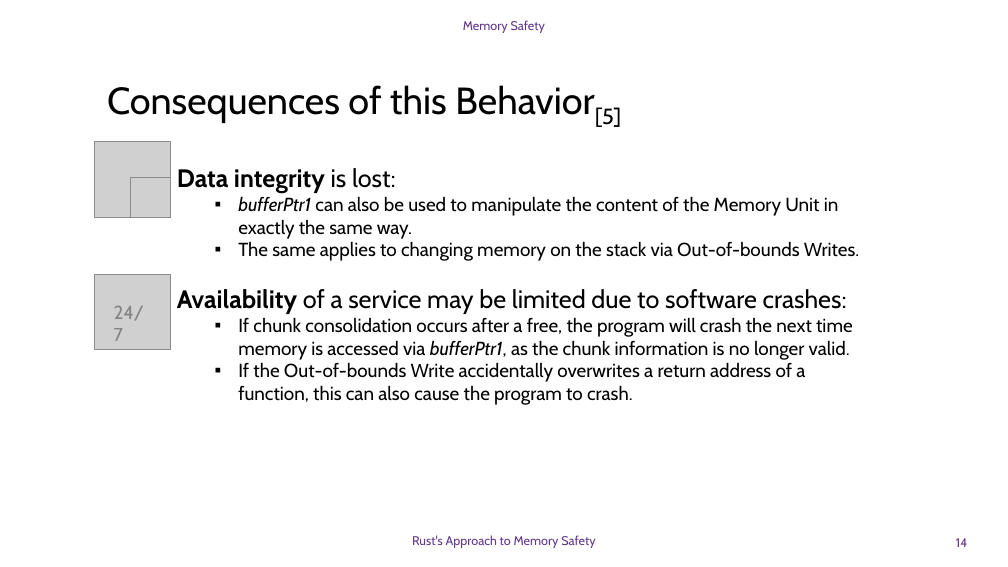
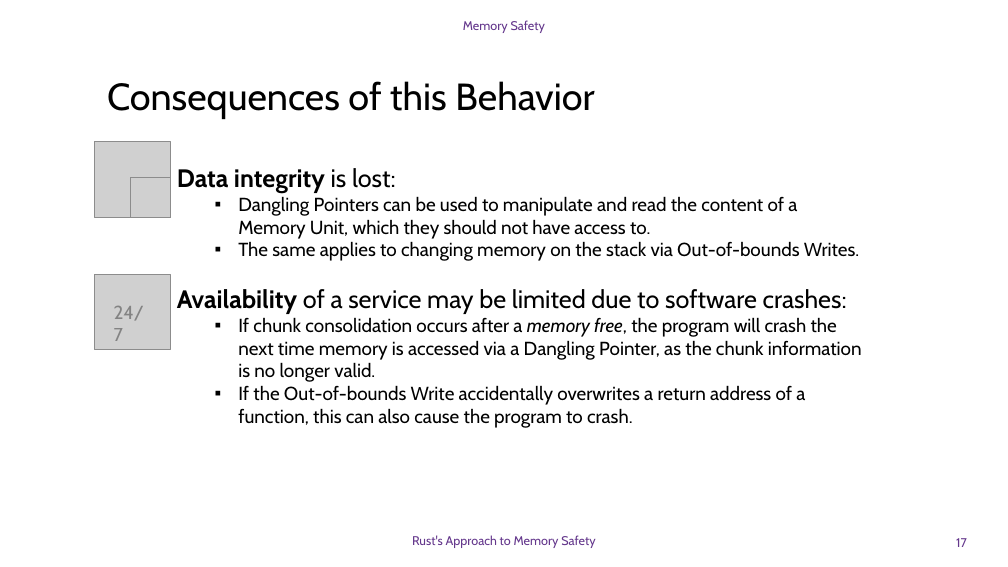
Before and after one commit to DavidGinfo/c-runtime-vs-rust-compiletime, a slide deck: slide 17 of Memory_Safety_Rust.pptx (slide 14 before the commit). Drawn at 1008x567 pixels with LibreOffice and Linux fonts; fonts in the diff are those of the drawing; grey boxes stand for pictures; background and template pictures are left out. Boxes give left, top, right and bottom in pixels: in the first picture for what was removed or moved away, otherwise in the second. Text is boxed around its words. In the diff, an @@ line names an element or a change of style, - is before the commit and + after.

```diff
--- a/Memory_Safety_Rust.pptx
+++ b/Memory_Safety_Rust.pptx
@@ text at (107,81,594,119): text changed @@
-Consequences of this Behavior[5]
+Consequences of this Behavior
@@ text at (238,196,797,239): text changed @@
-  ▪ bufferPtr1 can also be used to manipulate the content of the Memory Unit in exactly the same way.
+  ▪ Dangling Pointers can be used to manipulate and read the content of a Memory Unit, which they should not have access to.
@@ text at (238,317,862,382): text changed @@
-  ▪ If chunk consolidation occurs after a free, the program will crash the next time memory is accessed via bufferPtr1, as the chunk information is no longer valid.
+  ▪ If chunk consolidation occurs after a memory free, the program will crash the next time memory is accessed via a Dangling Pointer, as the chunk information is no longer valid.
@@ page number at (956,538,967,547): text changed @@
-14
+17
```
Also in this commit, not shown: 13 other slides changed, 15 slides added, 1 slide removed.
